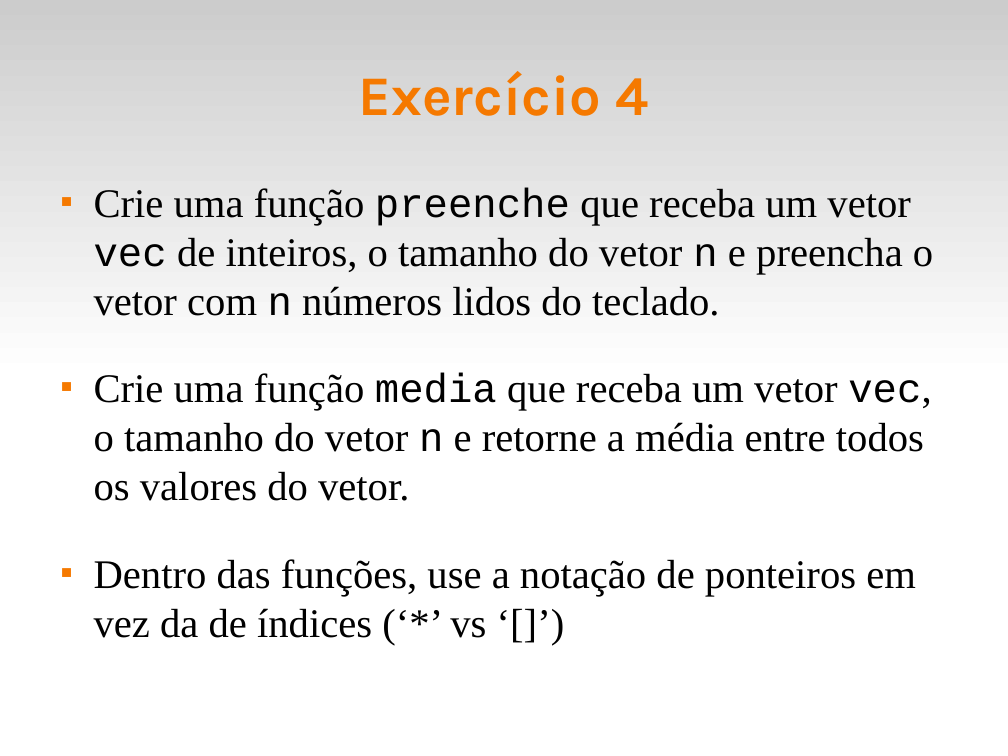
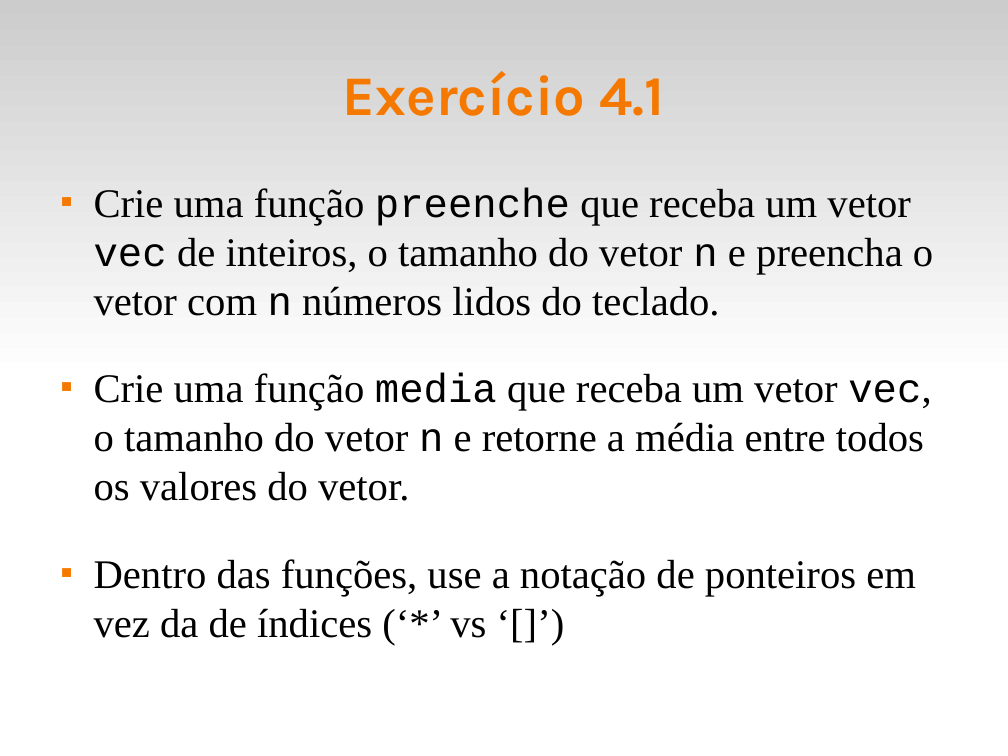
Before and after one commit to fsantanna-uerj/LP1, a slide deck: slide 4 of Slides/lp1-06-vetores.odp. Drawn at 1008x756 pixels with LibreOffice and Linux fonts; fonts in the diff are those of the drawing. Boxes give left, top, right and bottom in pixels: in the first picture for what was removed or moved away, otherwise in the second. Text is boxed around its words. In the diff, an @@ line names an element or a change of style, - is before the commit and + after.

```diff
--- a/Slides/lp1-06-vetores.odp
+++ b/Slides/lp1-06-vetores.odp
@@ title at (343,71,664,116): text changed @@
-Exercício 4
+Exercício 4.1
```
Also in this commit, not shown: 1 other slide changed, 4 slides added, 5 other files.
